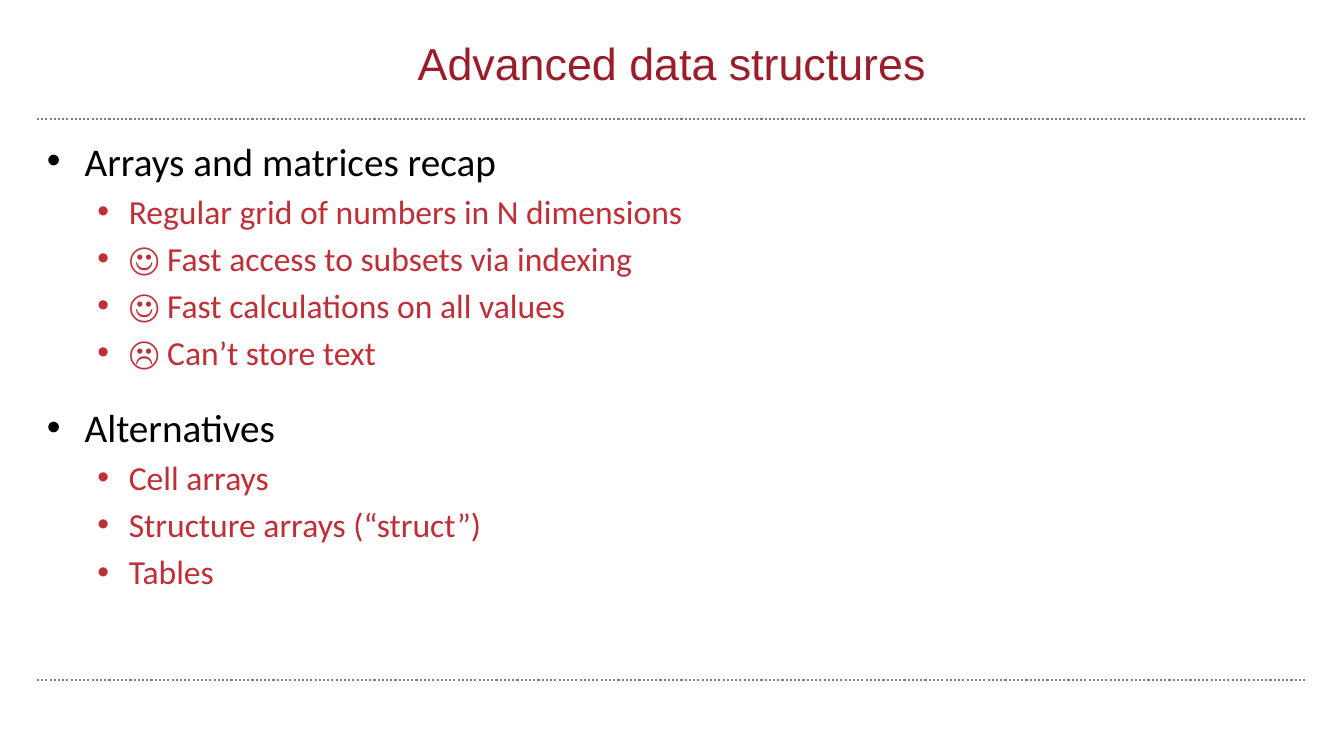
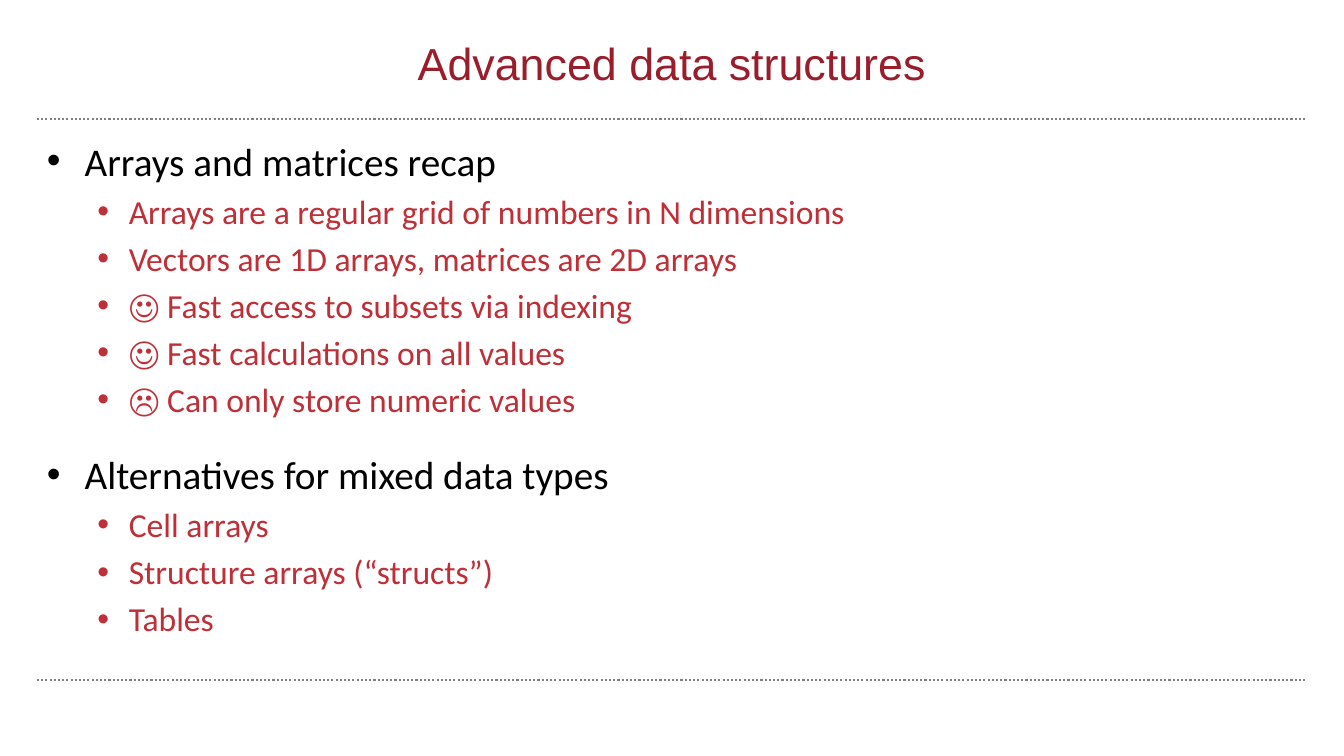
Before and after one commit to wbif-bristol/MATLAB-course, a slide deck: slide 5 of Session 3 - Advanced data structures/MATLAB Session 3.pptx. Drawn at 1344x756 pixels with LibreOffice and Linux fonts; fonts in the diff are those of the drawing; background and template pictures are left out. Boxes give left, top, right and bottom in pixels: in the first picture for what was removed or moved away, otherwise in the second. Text is boxed around its words. In the diff, an @@ line names an element or a change of style, - is before the commit and + after.

Commit message:
Added cell array description to Session 3
Still need to add about creating cell arrays.

```diff
--- a/Session 3 - Advanced data structures/MATLAB Session 3.pptx
+++ b/Session 3 - Advanced data structures/MATLAB Session 3.pptx
@@ text at (129, 200, 845, 277): text changed @@
-  • Regular grid of numbers in N dimensions
+  • Arrays are a regular grid of numbers in N dimensions
+  • Vectors are 1D arrays, matrices are 2D arrays
@@ text at (85, 388, 608, 496): text changed; size 24 to 28 pt; text colour #BF2F37 to #000000 @@
-  • ☹ Can’t store text
-• Alternatives
+  • ☹ Can only store numeric values
+• Alternatives for mixed data types
@@ text at (129, 559, 493, 590): text changed @@
-  • Structure arrays (“struct”)
+  • Structure arrays (“structs”)
```
Also in this commit, not shown: 1 other slide changed, 7 slides added, 1 slide removed.
